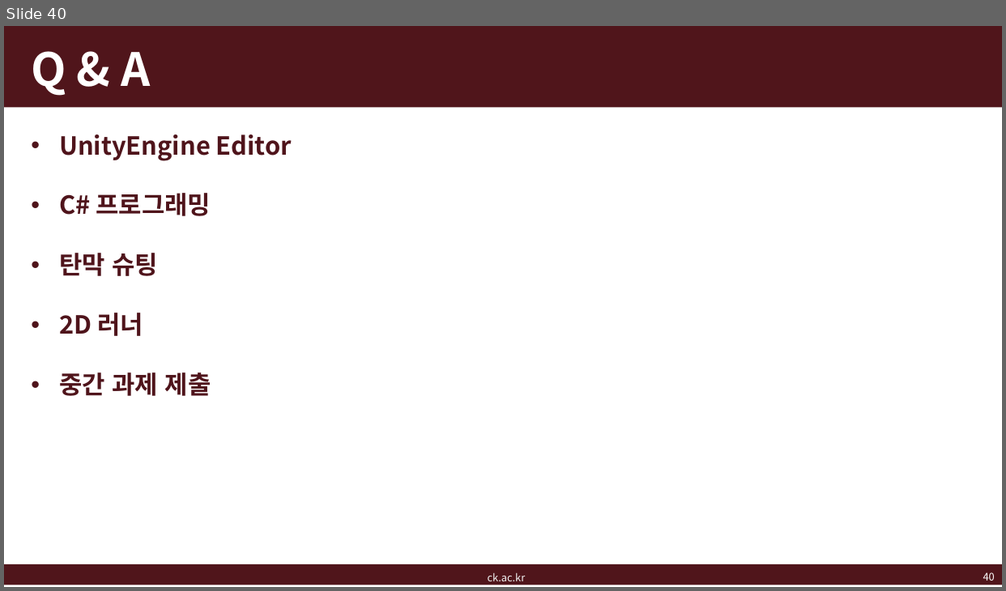
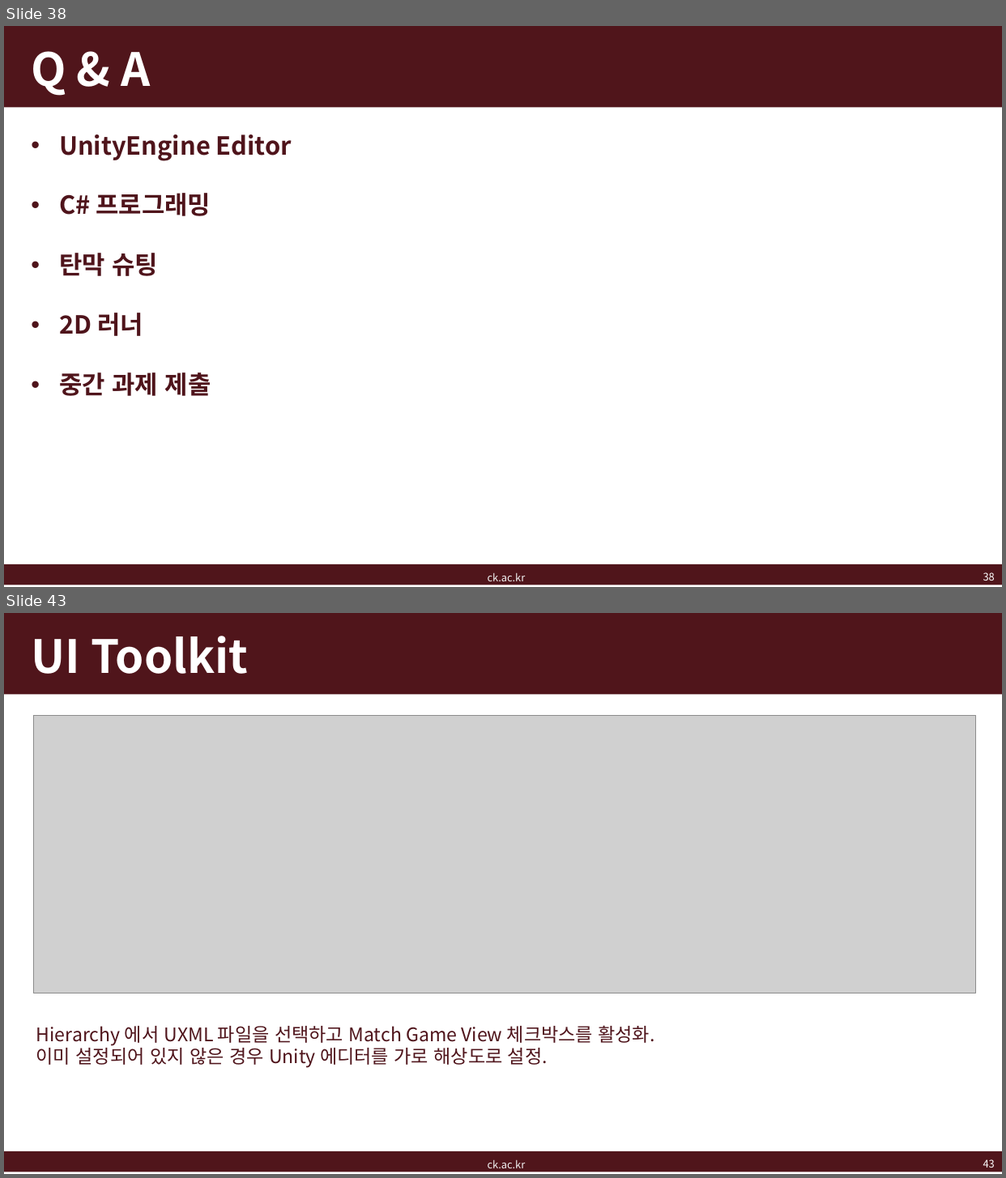
Before and after one commit to kj-ban/intermediate-game-engine-programming, a slide deck: doc/게임엔진프로그래밍응용_7주차.pptx. Shown one above the other, each under a label of ours: slide 40 before the commit, slides 38 and 43 after it; the slides between them are not shown. The pictures are 1006x591 and 1006x1178 pixels, drawn with LibreOffice and Linux fonts; fonts in the diff are those of the drawing; grey boxes stand for pictures; background and template pictures are left out. Boxes give left, top, right and bottom in pixels: in the first picture for what was removed or moved away, otherwise in the second. Text is boxed around its words. In the diff, an @@ line names an element or a change of style, - is before the commit and + after.

```diff
--- a/doc/게임엔진프로그래밍응용_7주차.pptx
+++ b/doc/게임엔진프로그래밍응용_7주차.pptx
@@ slide 43 added at (4,613,1002,1174), background #FFFFFF; not listed: 2 template elements that a slide beside it also shows @@
@@ title added at (31,636,248,674), 44 pt, text #FFFFFF, bold @@
+UI Toolkit
@@ picture added at (33,716,976,994) @@
@@ text added at (36,1025,654,1068), 18 pt, text #4F141B @@
+Hierarchy 에서 UXML 파일을 선택하고 Match Game View 체크박스를 활성화.
+이미 설정되어 있지 않은 경우 Unity 에디터를 가로 해상도로 설정.
@@ text added at (488,1161,526,1169), 10 pt, text #F2F2F2 @@
+ck.ac.kr
@@ page number added at (983,1160,995,1168), 10 pt, text #FFFFFF @@
+43
@@ what was slide 40 is now slide 38 @@
@@ page number at (983,573,995,581): text changed @@
-40
+38
```
Also in this commit, not shown: 5 slides changed, 40 other slides added, 4 slides removed, 48 other files.
